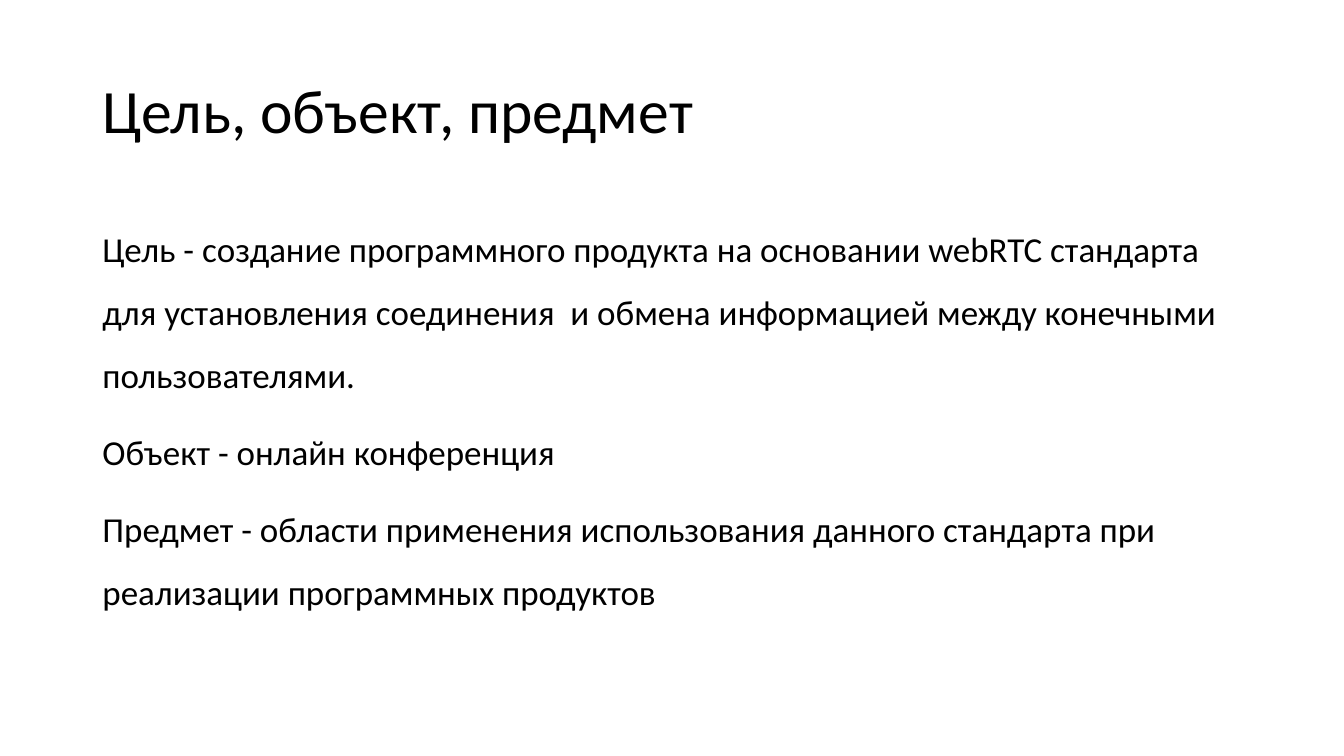
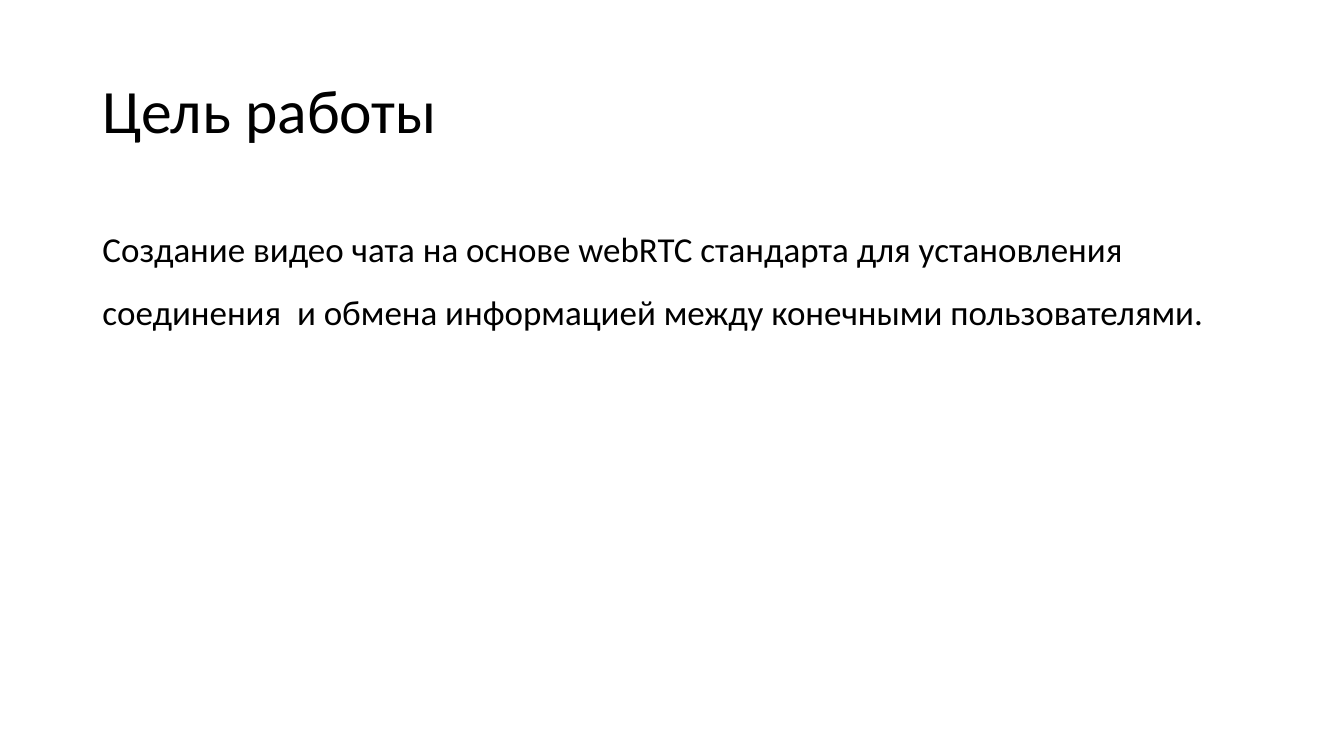
Before and after one commit to vladstarikov88/diploma, a slide deck: slide 2 of presentation.pptx. Drawn at 1344x756 pixels with LibreOffice and Linux fonts; fonts in the diff are those of the drawing. Boxes give left, top, right and bottom in pixels: in the first picture for what was removed or moved away, otherwise in the second. Text is boxed around its words. In the diff, an @@ line names an element or a change of style, - is before the commit and + after.

Commit message:
update presentation

```diff
--- a/presentation.pptx
+++ b/presentation.pptx
@@ title at (102, 91, 437, 143): text changed @@
-Цель, объект, предмет
+Цель работы
@@ text at (102, 237, 1203, 331): text changed @@
-Цель - создание программного продукта на основании webRTC стандарта для установления соединения и обмена информацией между конечными пользователями.
-Объект - онлайн конференция
-Предмет - области применения использования данного стандарта при реализации программных продуктов
+Создание видео чата на основе webRTC стандарта для установления соединения и обмена информацией между конечными пользователями.
```
Also in this commit, not shown: 6 other slides changed, 10 slides added, 10 slides removed, 4 other files.
